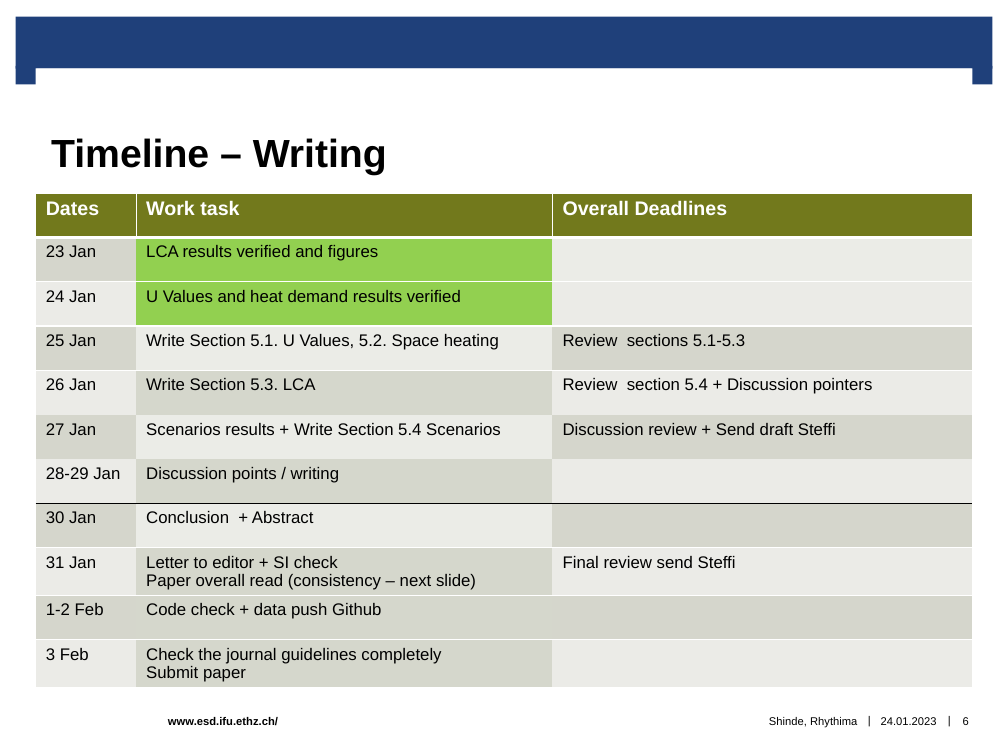
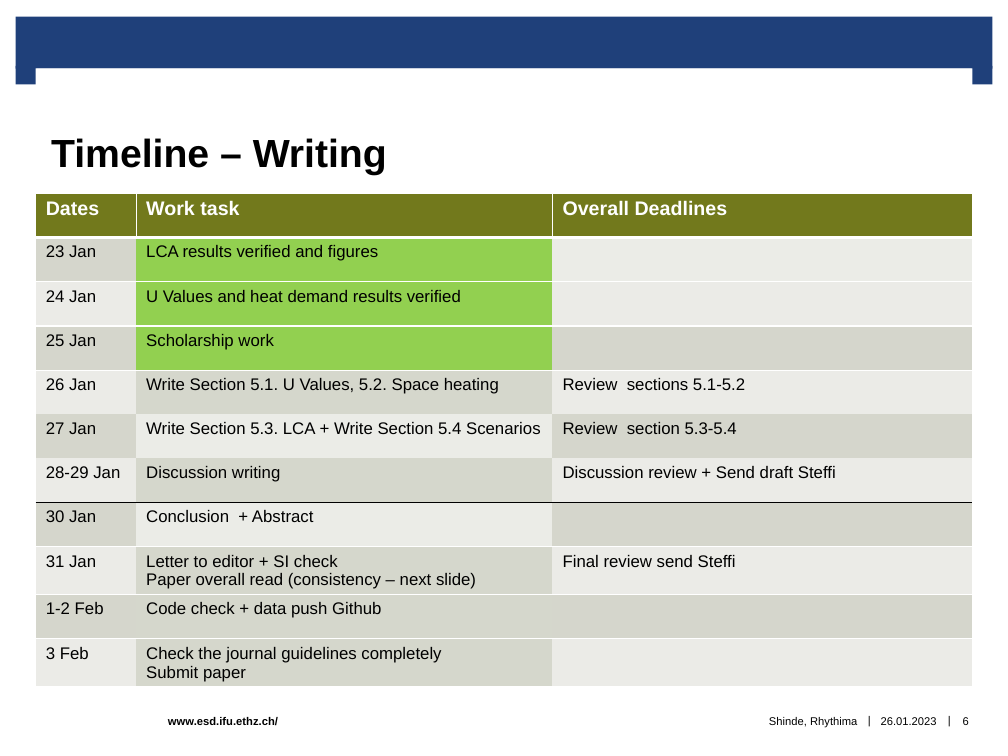
Before and after one commit to rhythimashinde/building-model, a slide deck: slide 6 of paper_SI_discussions/Discussion_paper.pptx. Drawn at 1008x756 pixels with LibreOffice and Linux fonts; fonts in the diff are those of the drawing; background and template pictures are left out. Boxes give left, top, right and bottom in pixels: in the first picture for what was removed or moved away, otherwise in the second. Text is boxed around its words. In the diff, an @@ line names an element or a change of style, - is before the commit and + after.

Commit message:
U-value-charts

```diff
--- a/paper_SI_discussions/Discussion_paper.pptx
+++ b/paper_SI_discussions/Discussion_paper.pptx
@@ table at (35,194,972,692) @@
-row 4, column 2: Write Section 5.1. U Values, 5.2. Space heating
+row 4, column 2: Scholarship work
-row 4, column 3: Review sections 5.1-5.3
+row 4, column 3: 
-row 5, column 2: Write Section 5.3. LCA
+row 5, column 2: Write Section 5.1. U Values, 5.2. Space heating
-row 5, column 3: Review section 5.4 + Discussion pointers
+row 5, column 3: Review sections 5.1-5.2
-row 6, column 2: Scenarios results + Write Section 5.4 Scenarios
+row 6, column 2: Write Section 5.3. LCA + Write Section 5.4 Scenarios
-row 6, column 3: Discussion review + Send draft Steffi
+row 6, column 3: Review section 5.3-5.4
-row 7, column 2: Discussion points / writing
+row 7, column 2: Discussion writing
-row 7, column 3: 
+row 7, column 3: Discussion review + Send draft Steffi
@@ fill #EBECE7 to #92D050 in row 4, column 2 @@
@@ text at (881,717,937,725): text changed @@
-24.01.2023
+26.01.2023
```
Also in this commit, not shown: 36 other slides changed, 42 other files.
